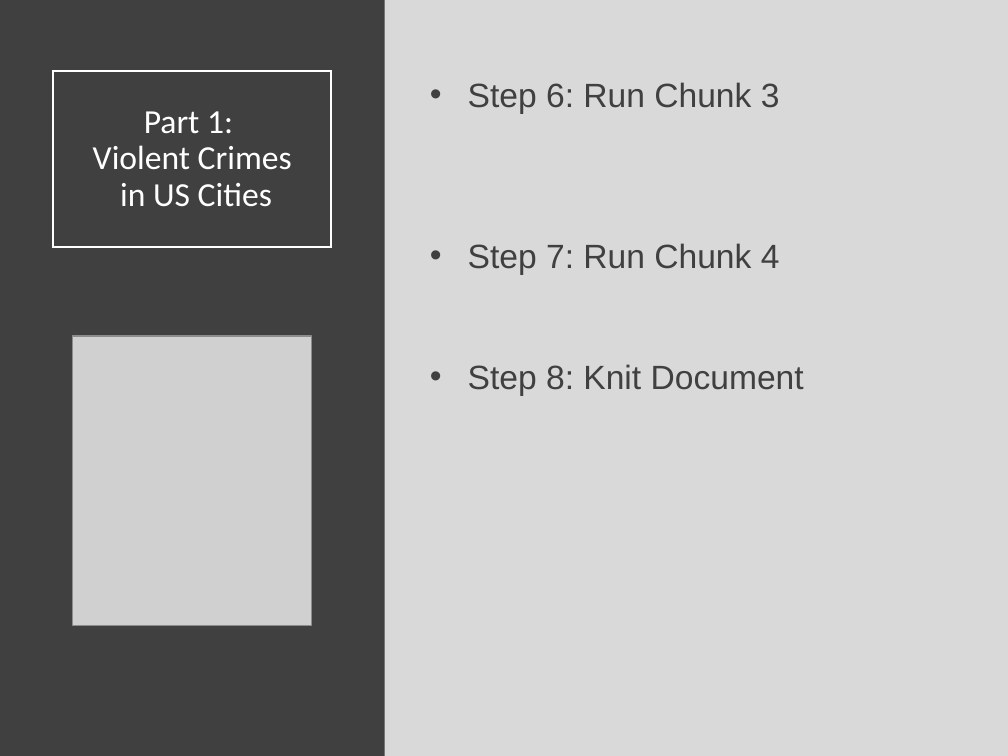
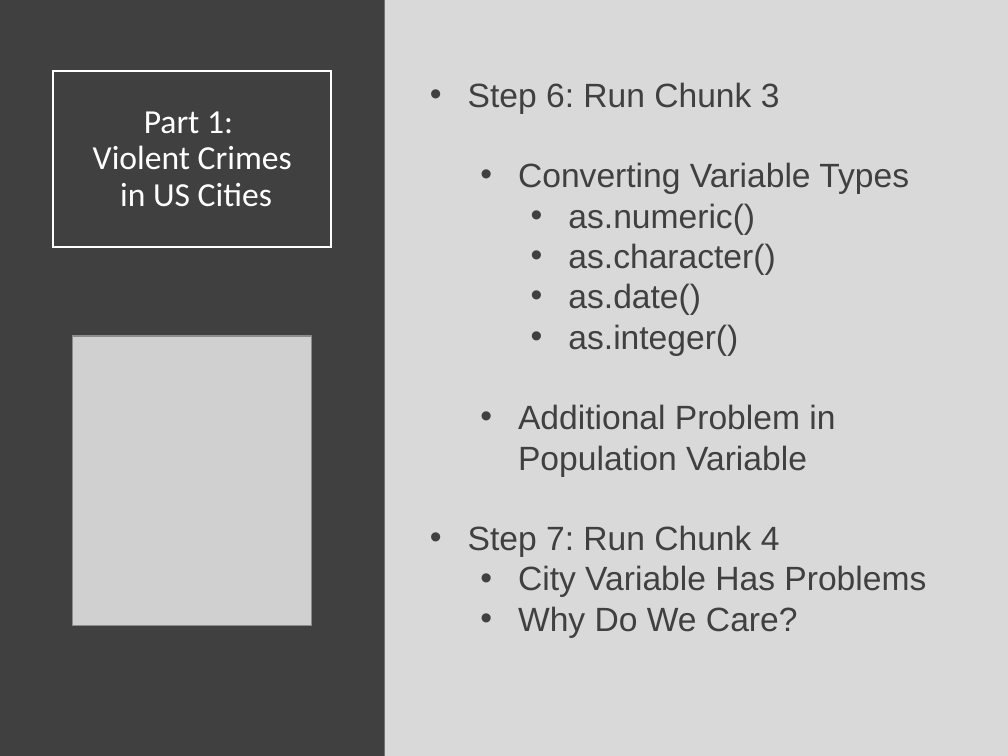
Before and after one commit to Yixf-Self/STOR320_WEBSITE, a slide deck: slide 11 of Lecture/Lecture 15/Lecture 15.pptx. Drawn at 1008x756 pixels with LibreOffice and Linux fonts; fonts in the diff are those of the drawing; grey boxes stand for pictures. Boxes give left, top, right and bottom in pixels: in the first picture for what was removed or moved away, otherwise in the second. Text is boxed around its words. In the diff, an @@ line names an element or a change of style, - is before the commit and + after.

```diff
--- a/Lecture/Lecture 15/Lecture 15.pptx
+++ b/Lecture/Lecture 15/Lecture 15.pptx
@@ text at <box>518,162,909,477</box>: paragraphs added @@
+  • Converting Variable Types
+    • as.numeric()
+    • as.character()
+    • as.date()
+    • as.integer()
+  • Additional Problem in Population Variable
@@ text at <box>518,565,926,638</box>: text changed @@
-• Step 8: Knit Document
+  • City Variable Has Problems
+  • Why Do We Care?
```
Also in this commit, not shown: 1 other slide changed, 6 slides added, 10 other files.
